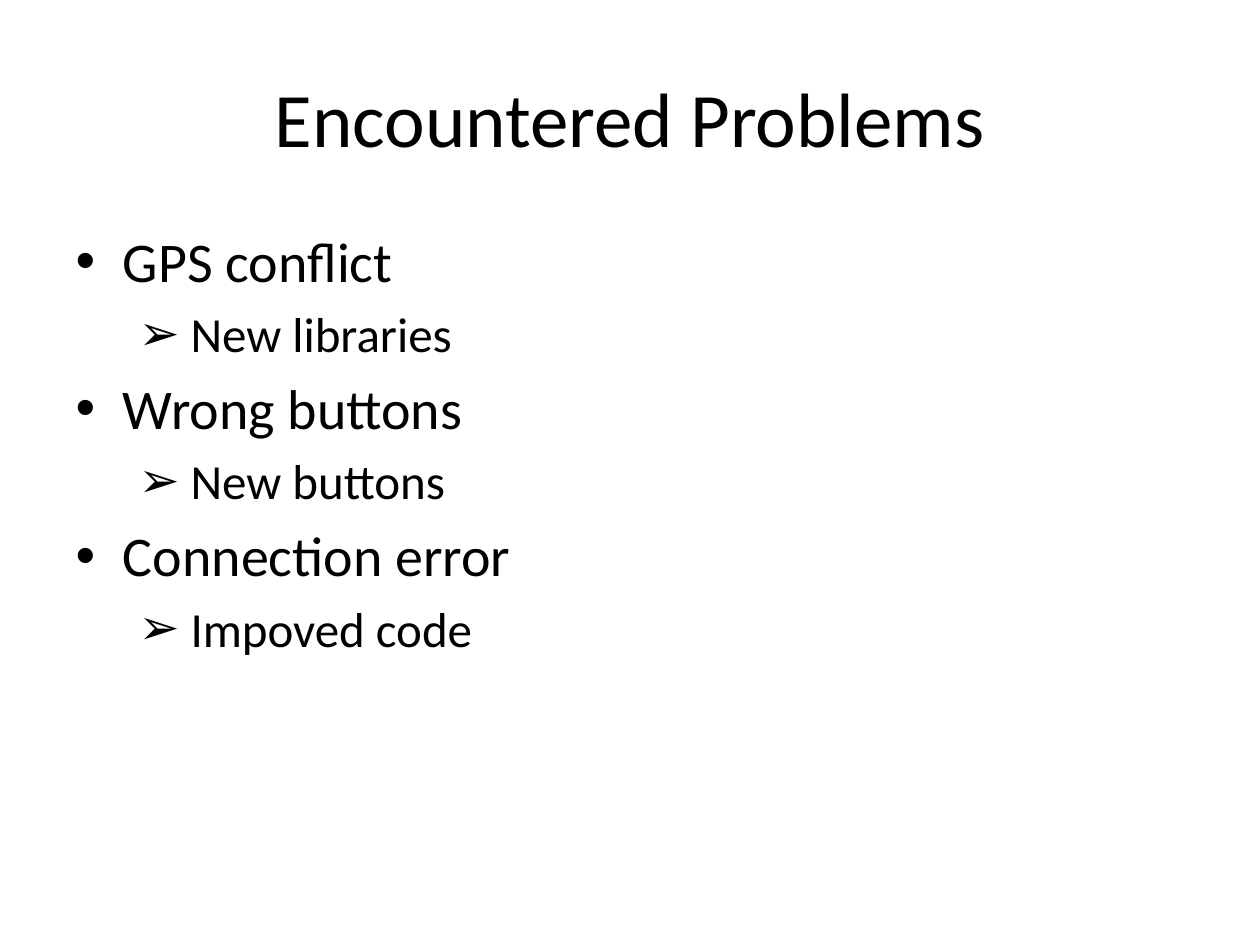
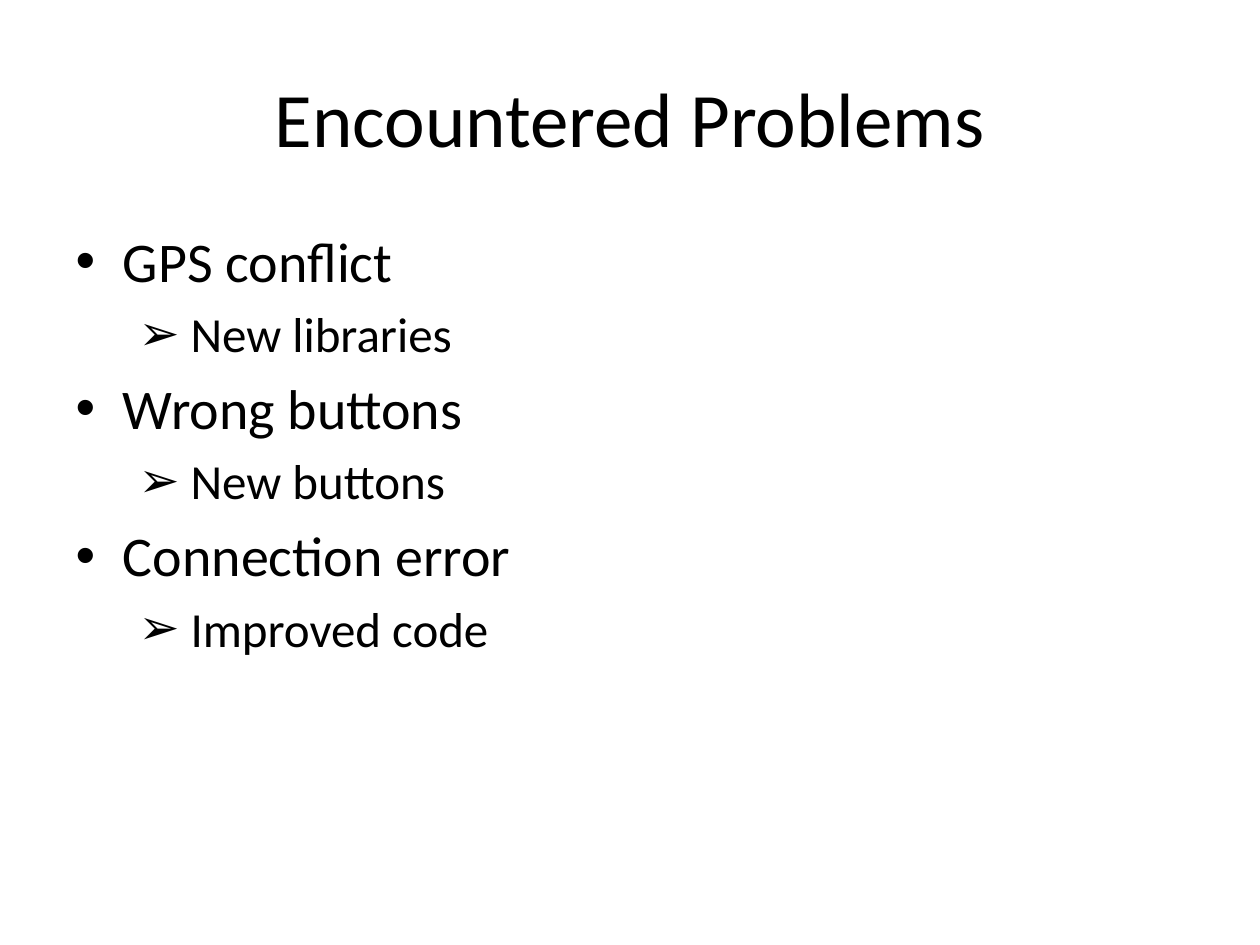
Before and after one commit to po3-cwa3/po3-progress-report, a slide deck: slide 5 of Intermediate demo/Demo.pptx (slide 6 before the commit). Drawn at 1260x945 pixels with LibreOffice and Linux fonts; fonts in the diff are those of the drawing. Boxes give left, top, right and bottom in pixels: in the first picture for what was removed or moved away, otherwise in the second. Text is boxed around its words. In the diff, an @@ line names an element or a change of style, - is before the commit and + after.

```diff
--- a/Intermediate demo/Demo.pptx
+++ b/Intermediate demo/Demo.pptx
@@ text at <box>191,613,488,655</box>: text changed @@
-  ➢ Impoved code
+  ➢ Improved code
```
Also in this commit, not shown: 2 other slides changed, 1 slide removed.
